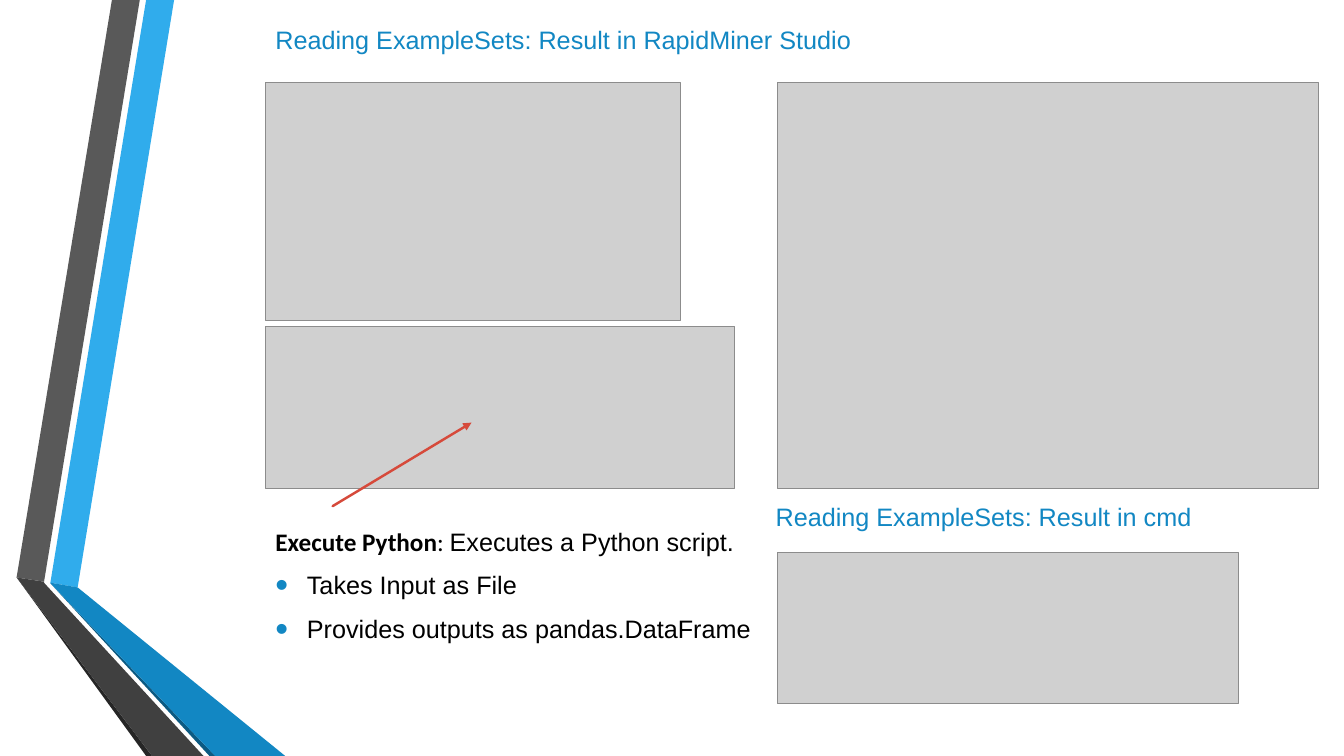
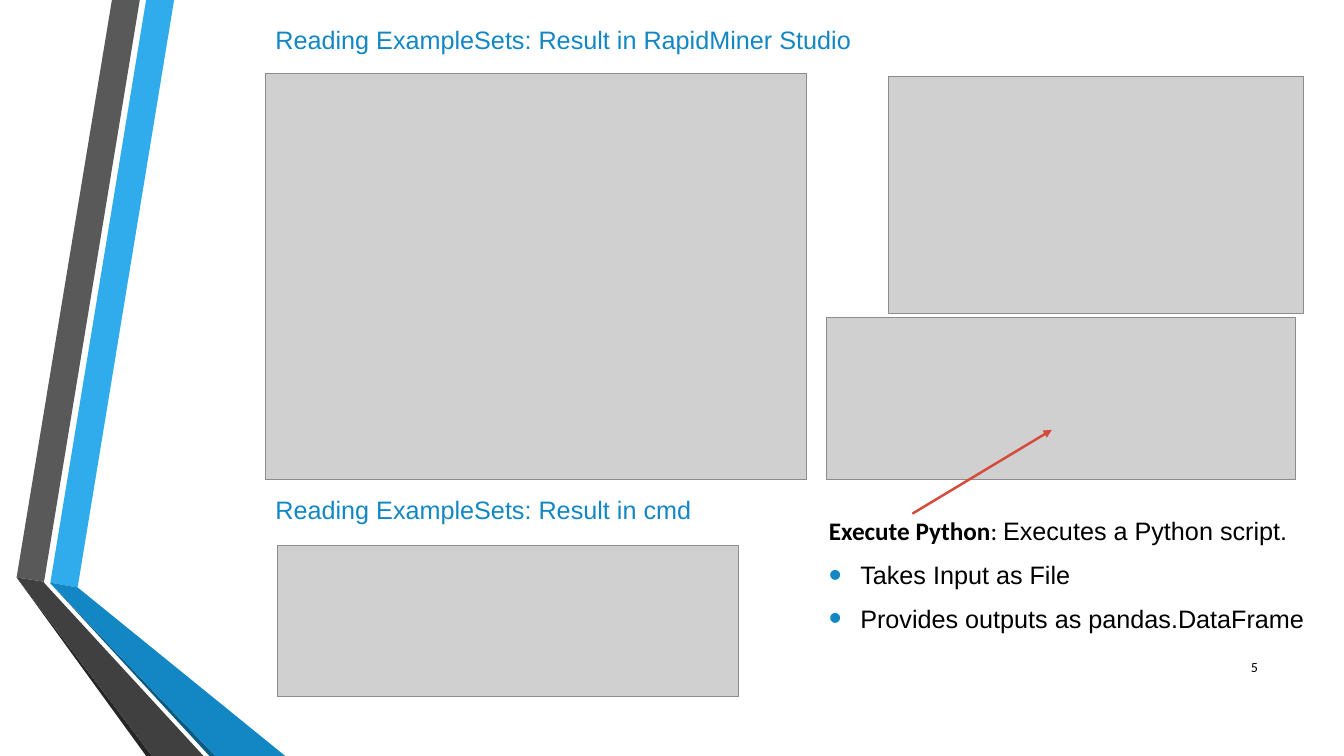
Before and after one commit to Huzefa-Mustafa/rapidminer-python, a slide deck: slide 5 of docs/Presentation_RapidMiner_Python.pptx. Drawn at 1344x756 pixels with LibreOffice and Linux fonts; fonts in the diff are those of the drawing; grey boxes stand for pictures; background and template pictures are left out. Boxes give left, top, right and bottom in pixels: in the first picture for what was removed or moved away, otherwise in the second. Text is boxed around its words. In the diff, an @@ line names an element or a change of style, - is before the commit and + after.

```diff
--- a/docs/Presentation_RapidMiner_Python.pptx
+++ b/docs/Presentation_RapidMiner_Python.pptx
@@ picture: place and size @@
-picture at bbox=[777, 83, 1319, 489]
+picture at bbox=[265, 74, 807, 480]
@@ picture: place and size @@
-picture at bbox=[265, 83, 680, 321]
+picture at bbox=[888, 76, 1303, 314]
@@ picture: place and size @@
-picture at bbox=[265, 327, 735, 489]
+picture at bbox=[827, 318, 1297, 480]
@@ arrow moved from (333, 506) - (472, 422) to (913, 513) - (1053, 430) @@
@@ text "Execute Python: Executes a Python ...": place and size @@
-text "Execute Python: Executes a Python ..." at bbox=[275, 532, 751, 644]
+text "Execute Python: Executes a Python ..." at bbox=[829, 521, 1304, 633]
@@ text "Reading ExampleSets: Result in cmd": place and size @@
-text "Reading ExampleSets: Result in cmd" at bbox=[776, 507, 1192, 532]
+text "Reading ExampleSets: Result in cmd" at bbox=[275, 500, 692, 525]
@@ picture: place and size @@
-picture at bbox=[777, 553, 1239, 704]
+picture at bbox=[277, 545, 739, 697]
@@ page number added at bbox=[1251, 663, 1258, 672], 10 pt, text #000000 @@
+5
```
Also in this commit, not shown: 6 other slides changed, 2 other files.
